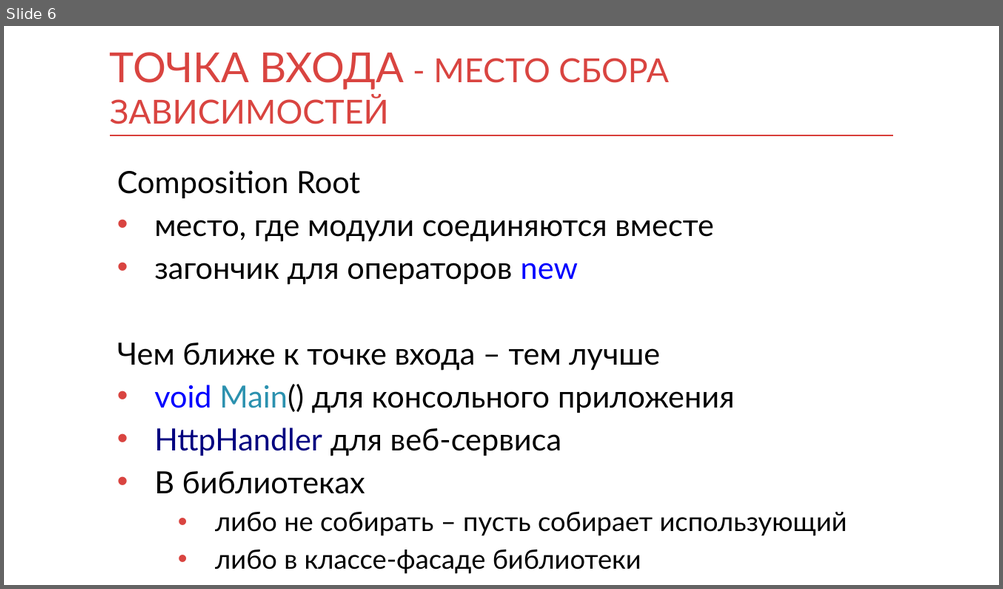
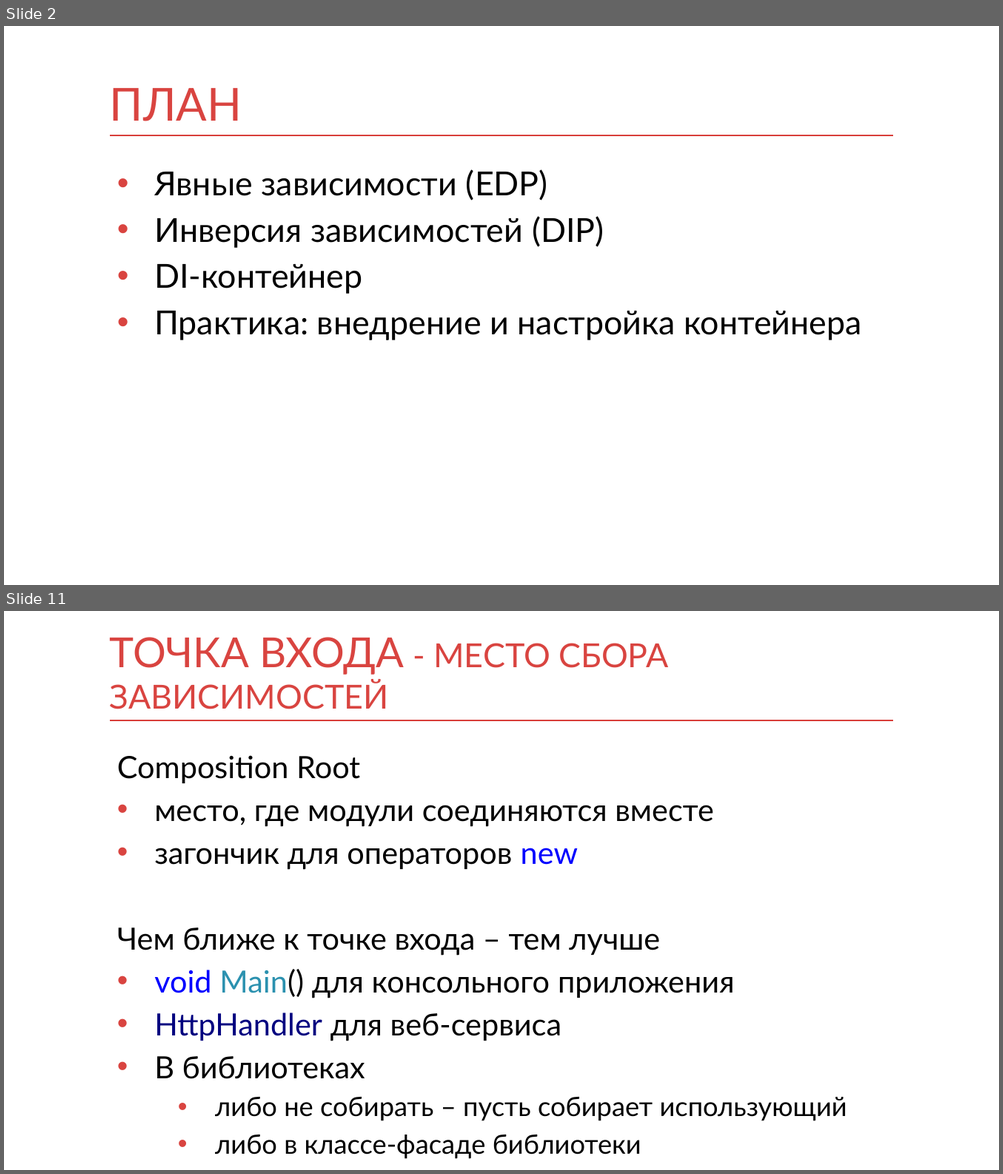
Before and after one commit to kontur-courses/di, a slide deck: di.pptx. Shown one above the other, each under a label of ours: slide 6 before the commit, slides 2 and 11 after it; the slides between them are not shown. The pictures are 1003x589 and 1003x1174 pixels, drawn with LibreOffice and Linux fonts; fonts in the diff are those of the drawing. Boxes give left, top, right and bottom in pixels: in the first picture for what was removed or moved away, otherwise in the second. Text is boxed around its words. In the diff, an @@ line names an element or a change of style, - is before the commit and + after.

```diff
--- a/di.pptx
+++ b/di.pptx
@@ slide 2 added at [4, 26, 999, 585], background #FFFFFF; not listed: 1 template element that a slide beside it also shows @@
@@ title added at [110, 88, 242, 121], 44 pt, text #D94440 @@
+ПЛАН
@@ text added at [154, 170, 861, 340], 32 pt, text #000000 @@
+• Явные зависимости (EDP)
+• Инверсия зависимостей (DIP)
+• DI-контейнер
+• Практика: внедрение и настройка контейнера
@@ what was slide 6 is now slide 11 @@
```
Also in this commit, not shown: 8 slides changed, 13 other slides added.
